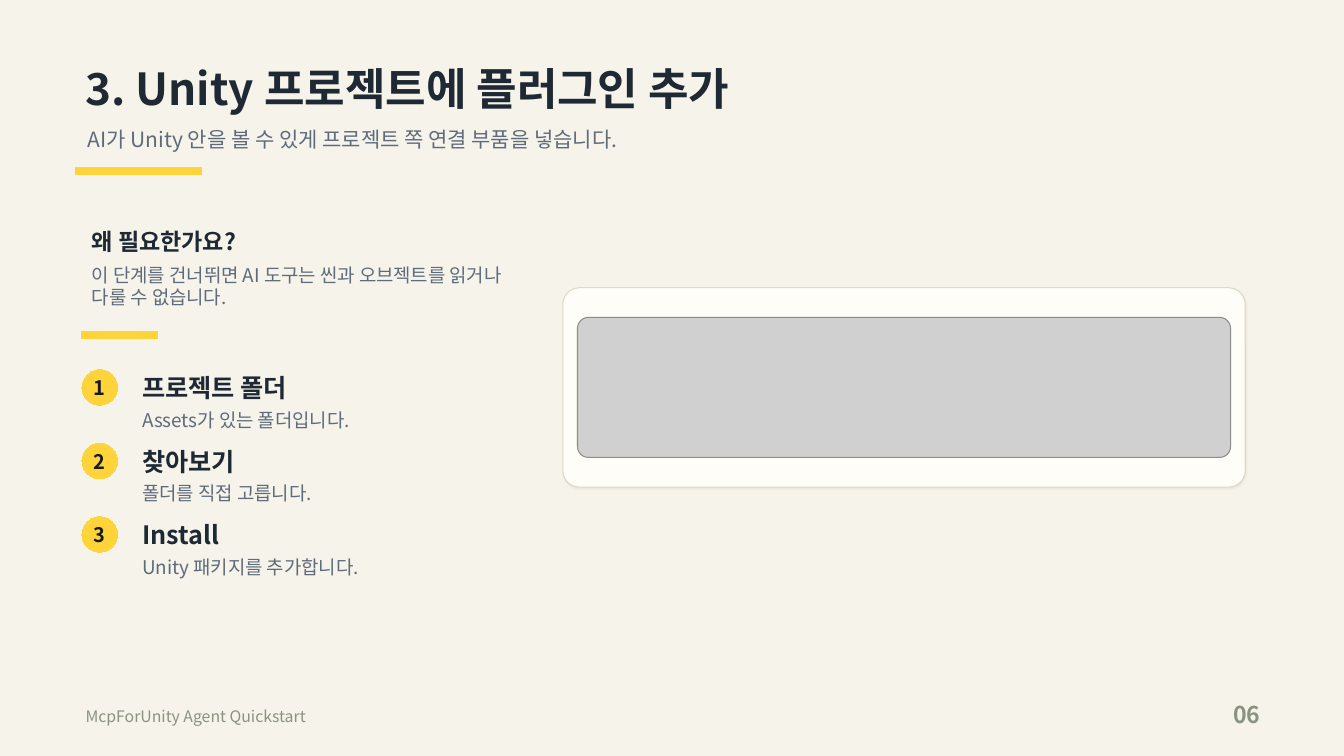
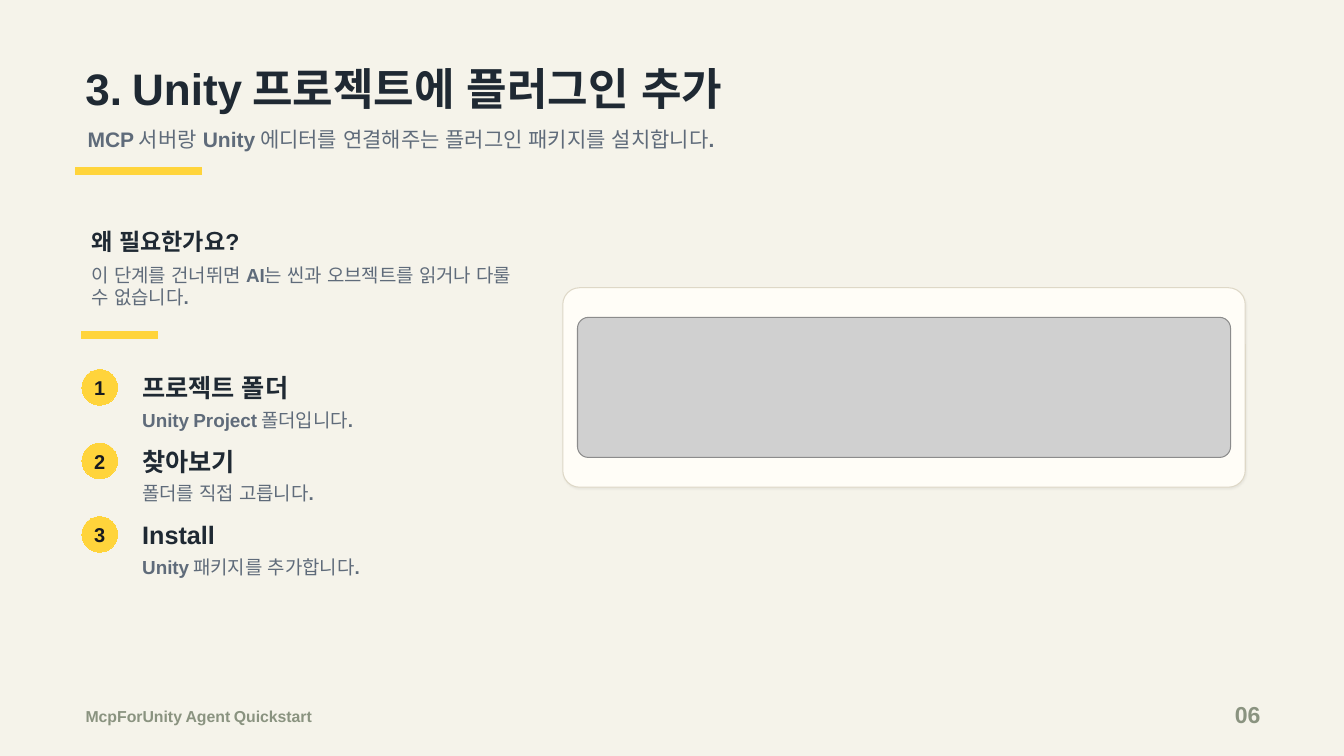
Before and after one commit to c0sogi/mcp-for-unity-agent, a slide deck: slide 5 of docs/McpForUnityAgent-quickstart-ko.pptx (slide 6 before the commit). Drawn at 1344x756 pixels with LibreOffice and Linux fonts; fonts in the diff are those of the drawing; grey boxes stand for pictures. Boxes give left, top, right and bottom in pixels: in the first picture for what was removed or moved away, otherwise in the second. Text is boxed around its words. In the diff, an @@ line names an element or a change of style, - is before the commit and + after.

Commit message:
Use manually adjusted quickstart deck

```diff
--- a/docs/McpForUnityAgent-quickstart-ko.pptx
+++ b/docs/McpForUnityAgent-quickstart-ko.pptx
@@ text "3. Unity 프로젝트에 플러그인 추가" at (85,68,722,114): font Noto Sans CJK KR to Arial in "3. Unity" @@
@@ text at (88,129,715,152): text changed @@
-AI가 Unity 안을 볼 수 있게 프로젝트 쪽 연결 부품을 넣습니다.
+MCP 서버랑 Unity 에디터를 연결해주는 플러그인 패키지를 설치합니다.
@@ text "왜 필요한가요?" at (92,230,239,252): font Noto Sans CJK KR to Arial in "필요한가요?" @@
@@ text at (92,266,511,306): text changed @@
-이 단계를 건너뛰면 AI 도구는 씬과 오브젝트를 읽거나 다룰 수 없습니다.
+이 단계를 건너뛰면 AI는 씬과 오브젝트를 읽거나 다룰 수 없습니다.
@@ text at (142,411,353,431): text changed; font Noto Sans CJK KR to Arial; bold on @@
-Assets가 있는 폴더입니다.
+Unity Project 폴더입니다.
@@ text "폴더를 직접 고릅니다." at (142,484,314,502): font Noto Sans CJK KR to Arial, bold on in "고릅니다." @@
@@ text "Unity 패키지를 추가합니다." at (142,558,360,578): font Noto Sans CJK KR to Arial, bold on in "Unity 추가합니다." @@
@@ text "McpForUnity Agent Quickstart" at (86,710,312,725): font Noto Sans CJK KR to Arial, bold on @@
@@ font Noto Sans CJK KR to Arial in 5 elements at (94,381,105,395), (94,455,105,469), (94,528,105,543), (142,525,215,545), (1235,707,1261,723) @@
```
Also in this commit, not shown: 6 other slides changed, 1 slide removed, 2 other files.
